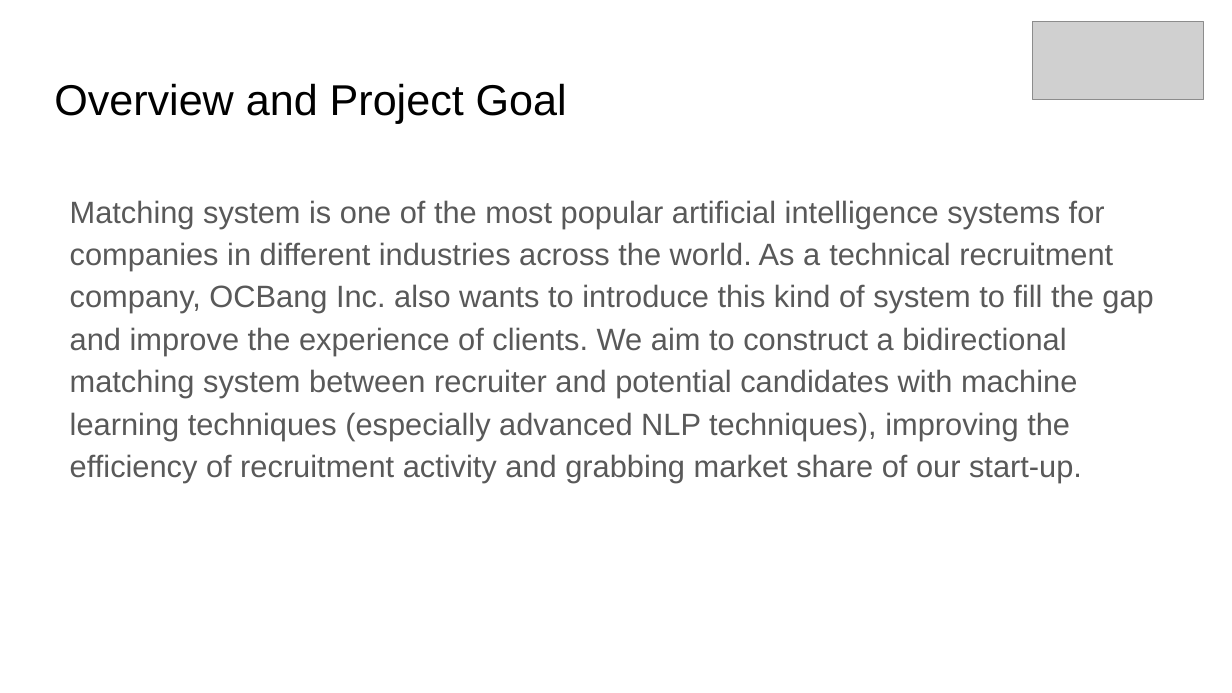
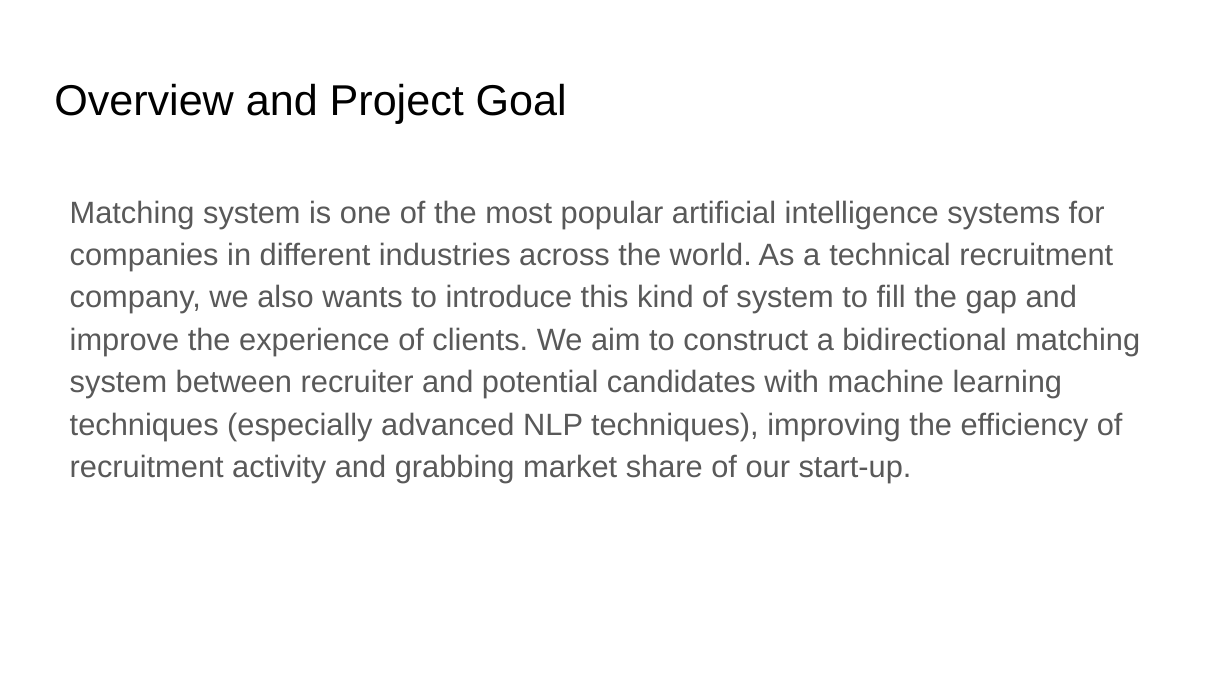
Before and after one commit to ZhiyuZhang803/Candidate_Profile_and_Job_Description_Bidirectional_Matching_System, a slide deck: slide 3 of Matching System Detailed Explaination.pptx. Drawn at 1232x693 pixels with LibreOffice and Linux fonts; fonts in the diff are those of the drawing; grey boxes stand for pictures. Boxes give left, top, right and bottom in pixels: in the first picture for what was removed or moved away, otherwise in the second. Text is boxed around its words. In the diff, an @@ line names an element or a change of style, - is before the commit and + after.

```diff
--- a/Matching System Detailed Explaination.pptx
+++ b/Matching System Detailed Explaination.pptx
@@ picture removed at (1032,22,1204,100) @@
@@ text at (70,200,1140,483): text changed @@
-Matching system is one of the most popular artificial intelligence systems for companies in different industries across the world. As a technical recruitment company, OCBang Inc. also wants to introduce this kind of system to fill the gap and improve the experience of clients. We aim to construct a bidirectional matching system between recruiter and potential candidates with machine learning techniques (especially advanced NLP techniques), improving the efficiency of recruitment activity and grabbing market share of our start-up.
+Matching system is one of the most popular artificial intelligence systems for companies in different industries across the world. As a technical recruitment company, we also wants to introduce this kind of system to fill the gap and improve the experience of clients. We aim to construct a bidirectional matching system between recruiter and potential candidates with machine learning techniques (especially advanced NLP techniques), improving the efficiency of recruitment activity and grabbing market share of our start-up.
```
Also in this commit, not shown: 23 other slides changed.
